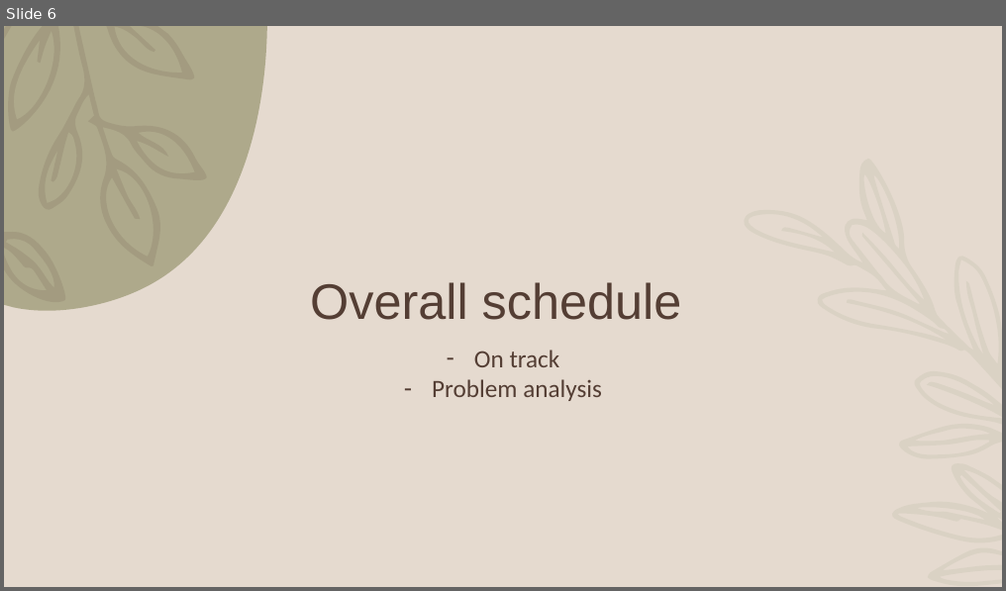
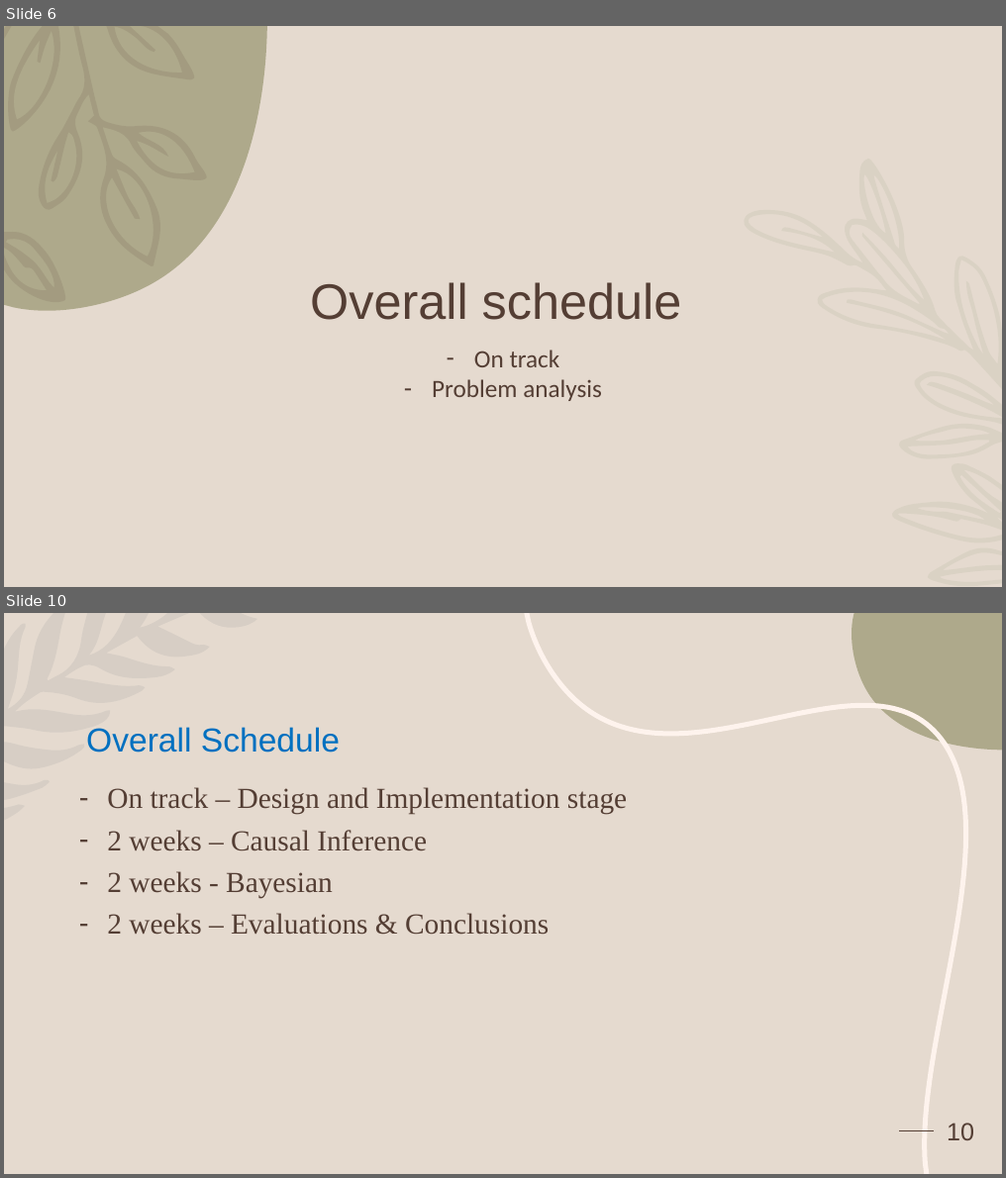
Before and after one commit to GraceWangui/bayesian-causal-analysis, a slide deck: Presentations/MSC DISSERTATION Presentations.pptx. Shown one above the other, each under a label of ours: slide 6 before the commit, slides 6 and 10 after it; the slides between them are not shown. The pictures are 1006x591 and 1006x1178 pixels, drawn with LibreOffice and Linux fonts; fonts in the diff are those of the drawing; background and template pictures are left out. Boxes give left, top, right and bottom in pixels: in the first picture for what was removed or moved away, otherwise in the second. Text is boxed around its words. In the diff, an @@ line names an element or a change of style, - is before the commit and + after.

Commit message:
feat : bayesian inference base model

```diff
--- a/Presentations/MSC DISSERTATION Presentations.pptx
+++ b/Presentations/MSC DISSERTATION Presentations.pptx
@@ slide 10 added at [4, 613, 1002, 1174], background #E5DACF @@
@@ freeform shape added at [4, 613, 257, 820], fill #5D6A76 at 10% opacity @@
@@ freeform shape added at [527, 613, 966, 1174], outline #FEF3ED 4.75 pt @@
@@ freeform shape added at [851, 613, 1002, 751], fill #A09D79 at 79% opacity @@
@@ title added at [86, 727, 340, 753], 32 pt, text #0070C0 @@
+Overall Schedule
@@ text added at [107, 787, 627, 935], 28 pt, text #543E34 @@
+– On track – Design and Implementation stage
+– 2 weeks – Causal Inference
+– 2 weeks - Bayesian
+– 2 weeks – Evaluations & Conclusions
@@ line added from (899, 1131) to (934, 1131), #543E34 1.25 pt @@
@@ page number added at [946, 1123, 974, 1141], 24 pt, text #543E34 @@
+10
```
Also in this commit, not shown: 3 slides changed, 4 other slides added, 5 slides removed, 7 other files.
